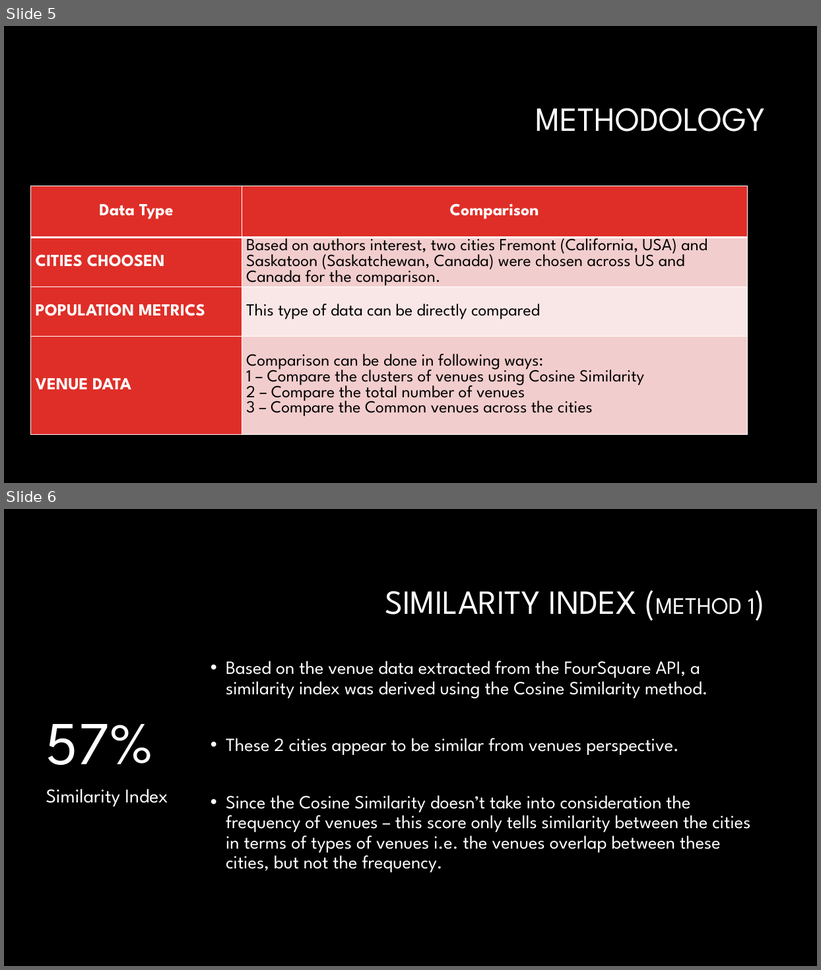
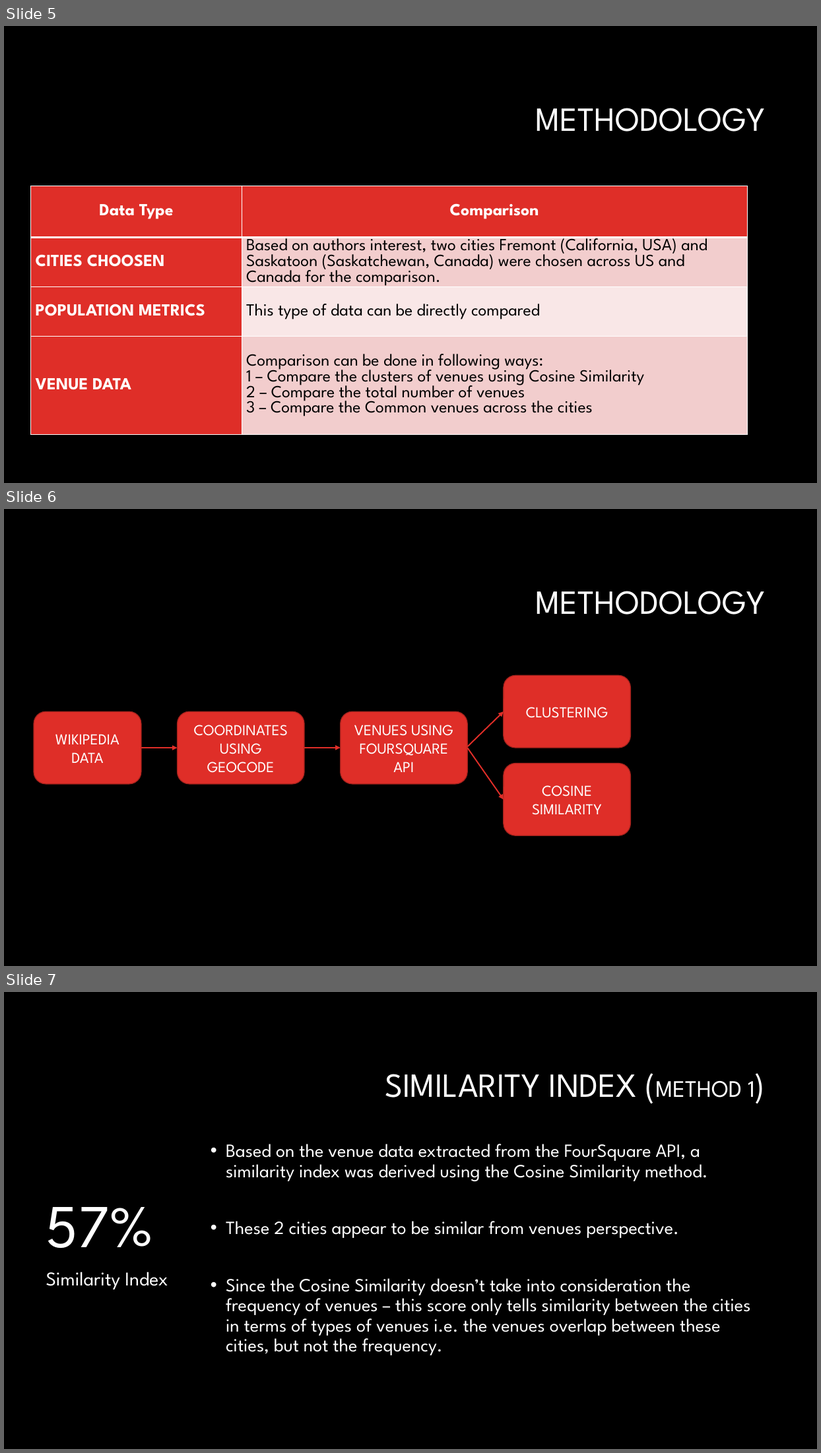
Before and after one commit to sandeepwadhwa0101/Coursera_Capstone, a slide deck: CapstoneProject.pptx. Shown one above the other, each under a label of ours: slides 5 and 6 before the commit, slides 5, 6 and 7 after it. The pictures are 821x970 and 821x1453 pixels, drawn with LibreOffice and Linux fonts; fonts in the diff are those of the drawing; background and template pictures are left out. Boxes give left, top, right and bottom in pixels: in the first picture for what was removed or moved away, otherwise in the second. Text is boxed around its words. In the diff, an @@ line names an element or a change of style, - is before the commit and + after.

```diff
--- a/CapstoneProject.pptx
+++ b/CapstoneProject.pptx
@@ slide 6 added at <box>4,509,817,966</box>, background #000000 @@
@@ title added at <box>535,591,765,615</box>, 40 pt, text #FFFFFF @@
+METHODOLOGY
@@ rounded rectangle added at <box>504,675,630,748</box>, fill #DF2E28, outline #A5221E 1 pt, 18 pt, text #FFFFFF @@
+CLUSTERING
@@ rounded rectangle added at <box>34,712,141,785</box>, fill #DF2E28, outline #A5221E 1 pt, 18 pt, text #FFFFFF @@
+WIKIPEDIA DATA
@@ rounded rectangle added at <box>177,712,304,785</box>, fill #DF2E28, outline #A5221E 1 pt, 18 pt, text #FFFFFF @@
+COORDINATES USING GEOCODE
@@ rounded rectangle added at <box>341,712,467,785</box>, fill #DF2E28, outline #A5221E 1 pt, 18 pt, text #FFFFFF @@
+VENUES USING FOURSQUARE API
@@ arrow added from (467, 747) to (504, 712), #DF2E28 1.5 pt @@
@@ arrow added from (141, 748) to (177, 748), #DF2E28 1.5 pt @@
@@ arrow added from (304, 748) to (341, 748), #DF2E28 1.5 pt @@
@@ arrow added from (467, 748) to (504, 800), #DF2E28 1.5 pt @@
@@ rounded rectangle added at <box>504,763,630,836</box>, fill #DF2E28, outline #A5221E 1 pt, 18 pt, text #FFFFFF @@
+COSINE SIMILARITY
@@ what was slide 6 is now slide 7 @@
```
